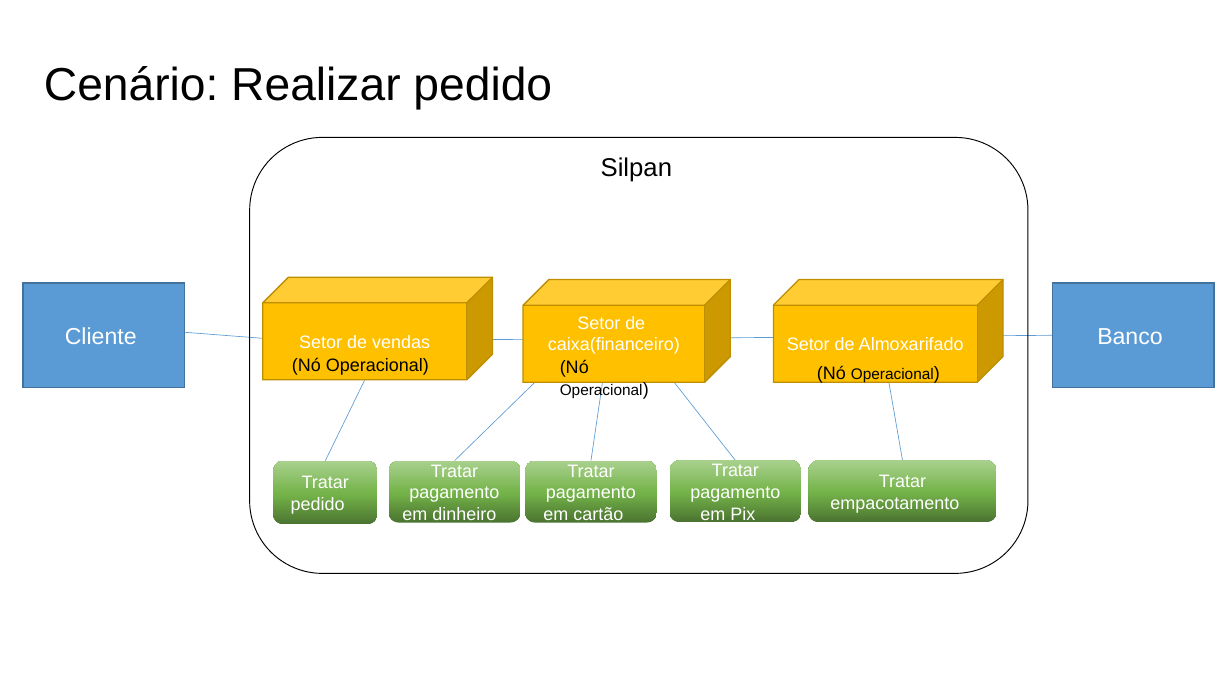
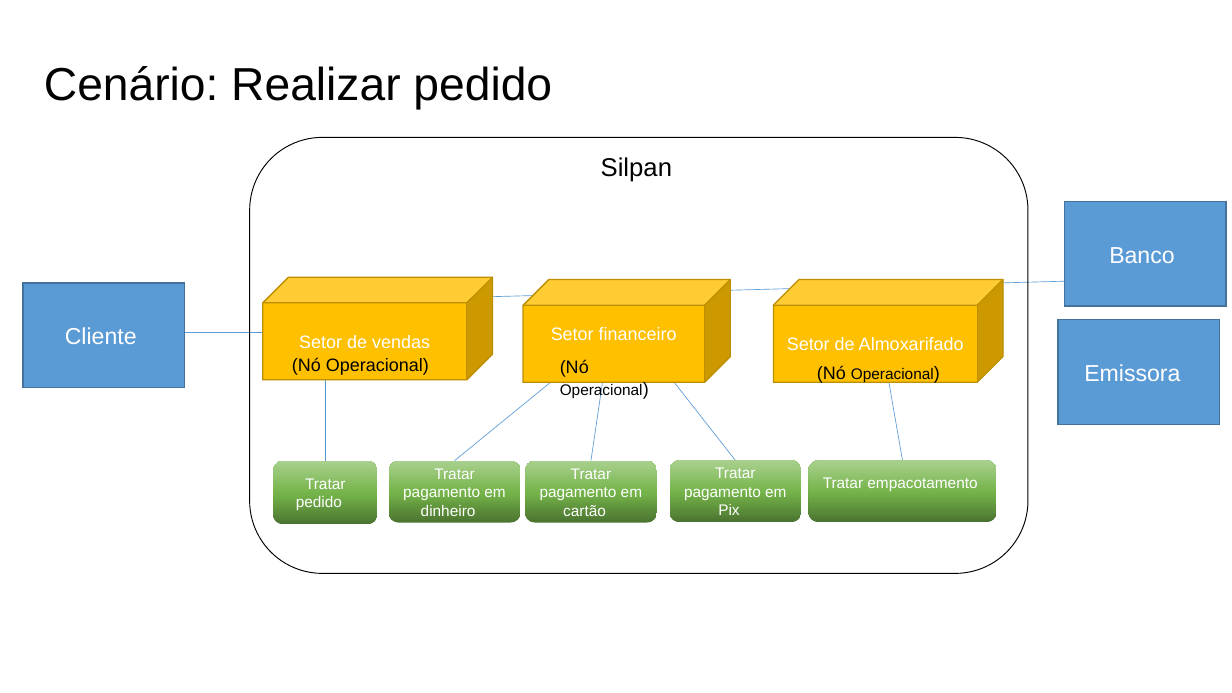
Before and after one commit to Systematicos/FindingApp, a slide deck: slide 4 of Documentation/15._Arquitetura_de_Negócio_para_cada_Cenário.pptx. Drawn at 1232x693 pixels with LibreOffice and Linux fonts; fonts in the diff are those of the drawing. Boxes give left, top, right and bottom in pixels: in the first picture for what was removed or moved away, otherwise in the second. Text is boxed around its words. In the diff, an @@ line names an element or a change of style, - is before the commit and + after.

```diff
--- a/Documentation/15._Arquitetura_de_Negócio_para_cada_Cenário.pptx
+++ b/Documentation/15._Arquitetura_de_Negócio_para_cada_Cenário.pptx
@@ rectangle "Banco": place and size @@
-rectangle "Banco" at [1053, 283, 1214, 387]
+rectangle "Banco" at [1065, 201, 1226, 306]
@@ line moved from (1053, 335) - (262, 341) to (1067, 281) - (274, 302) @@
@@ text in cube at [551, 327, 677, 340]: text changed @@
-Setor de caixa(financeiro)
+Setor financeiro
@@ rectangle added at [1058, 320, 1220, 424], fill #5B9BD5, outline #43739E 1 pt, 18 pt, text #FFFFFF @@
+Emissora
@@ line moved from (185, 333) - (262, 338) to (185, 333) - (262, 333) @@
@@ line moved from (365, 380) - (325, 461) to (325, 380) - (325, 461) @@
@@ line moved from (614, 305) - (455, 461) to (551, 383) - (455, 461) @@
@@ size 14 to 12 pt in 5 elements at [274, 461, 378, 525], [809, 460, 996, 522], [389, 461, 520, 523], [525, 461, 656, 523], [670, 460, 801, 522] @@
```
Also in this commit, not shown: 6 other slides changed, 9 other files.
